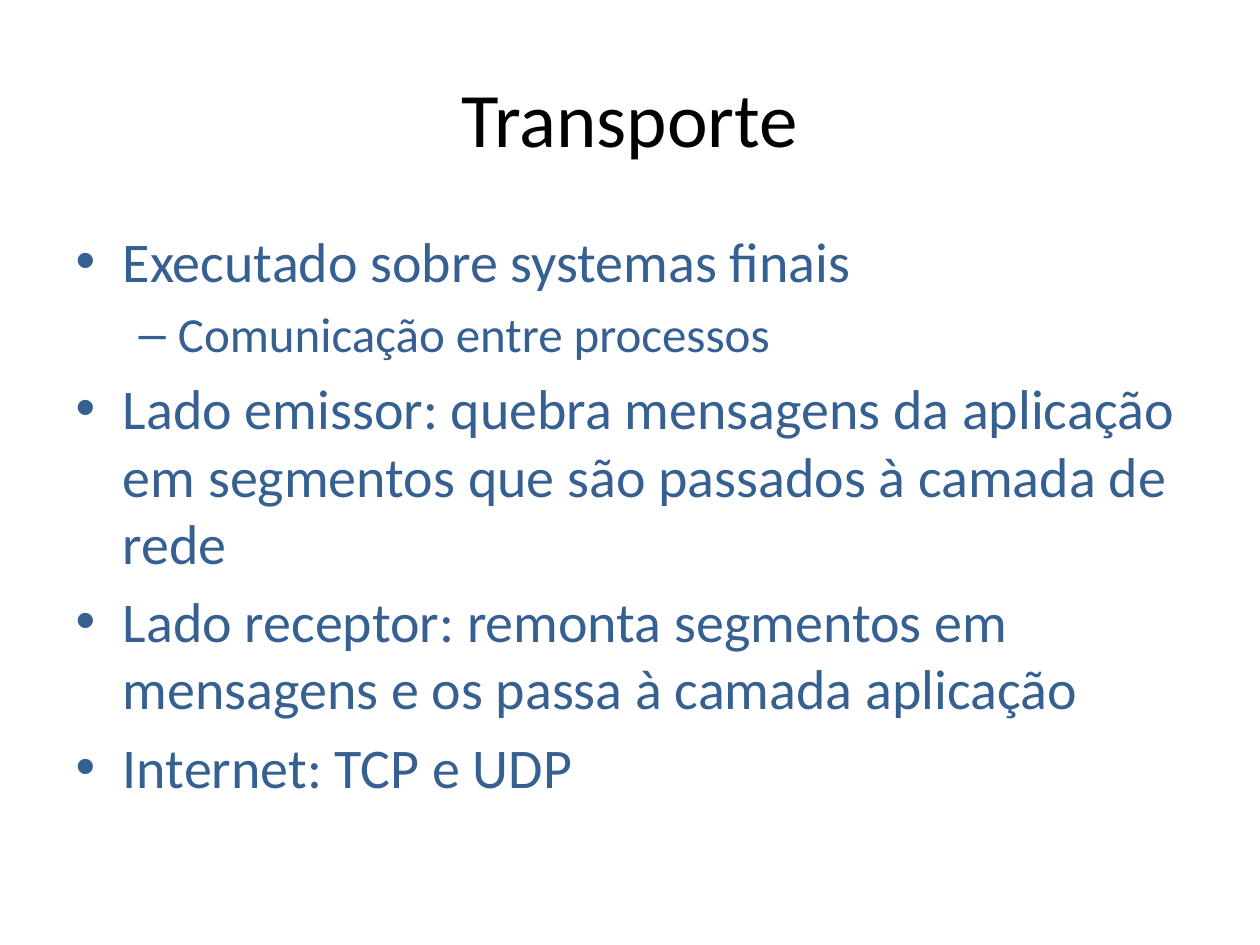
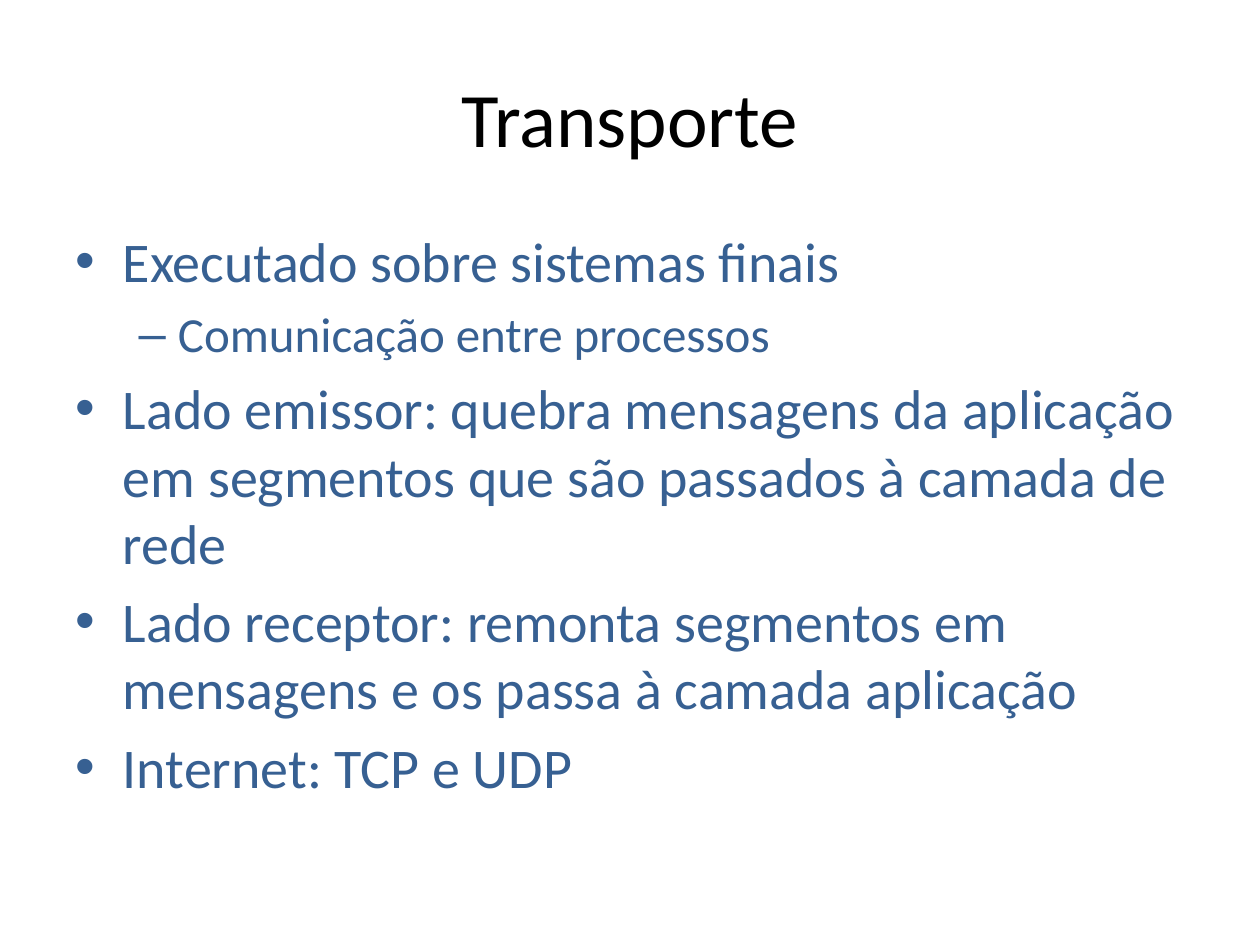
Before and after one commit to niviaquental/niviaquental.github.io, a slide deck: slide 2 of Presentations/Aula05-Transporte-UDP-TCP/05-Transporte-UDP-TCP.pptx. Drawn at 1260x945 pixels with LibreOffice and Linux fonts; fonts in the diff are those of the drawing; background and template pictures are left out. Boxes give left, top, right and bottom in pixels: in the first picture for what was removed or moved away, otherwise in the second. Text is boxed around its words. In the diff, an @@ line names an element or a change of style, - is before the commit and + after.

Commit message:
05-Transporte-UDP-TCP

```diff
--- a/Presentations/Aula05-Transporte-UDP-TCP/05-Transporte-UDP-TCP.pptx
+++ b/Presentations/Aula05-Transporte-UDP-TCP/05-Transporte-UDP-TCP.pptx
@@ text at [123, 243, 840, 283]: text changed @@
-• Executado sobre systemas finais
+• Executado sobre sistemas finais
```
Also in this commit, not shown: 4 other slides changed, 1 other file.
